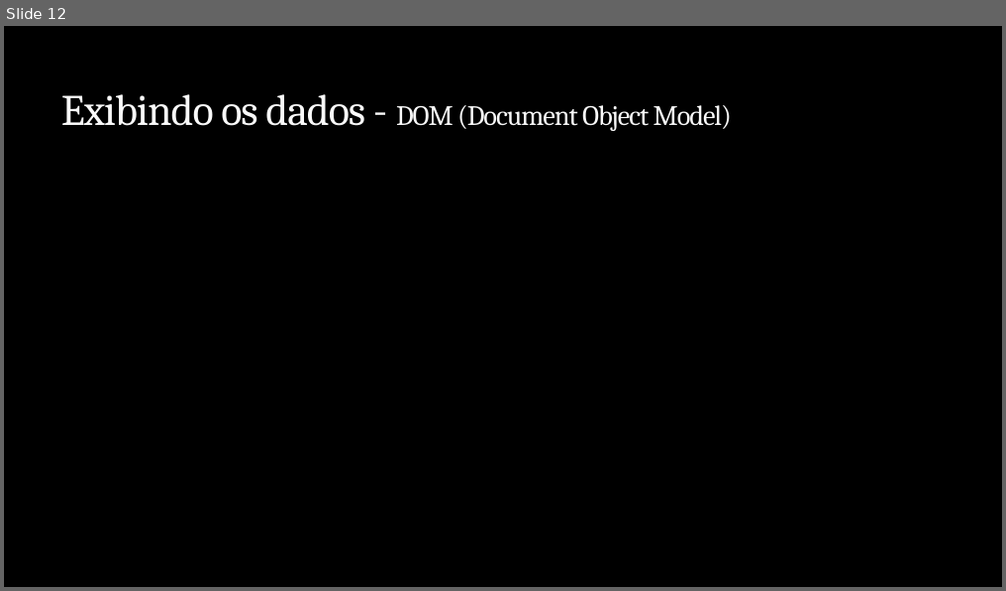
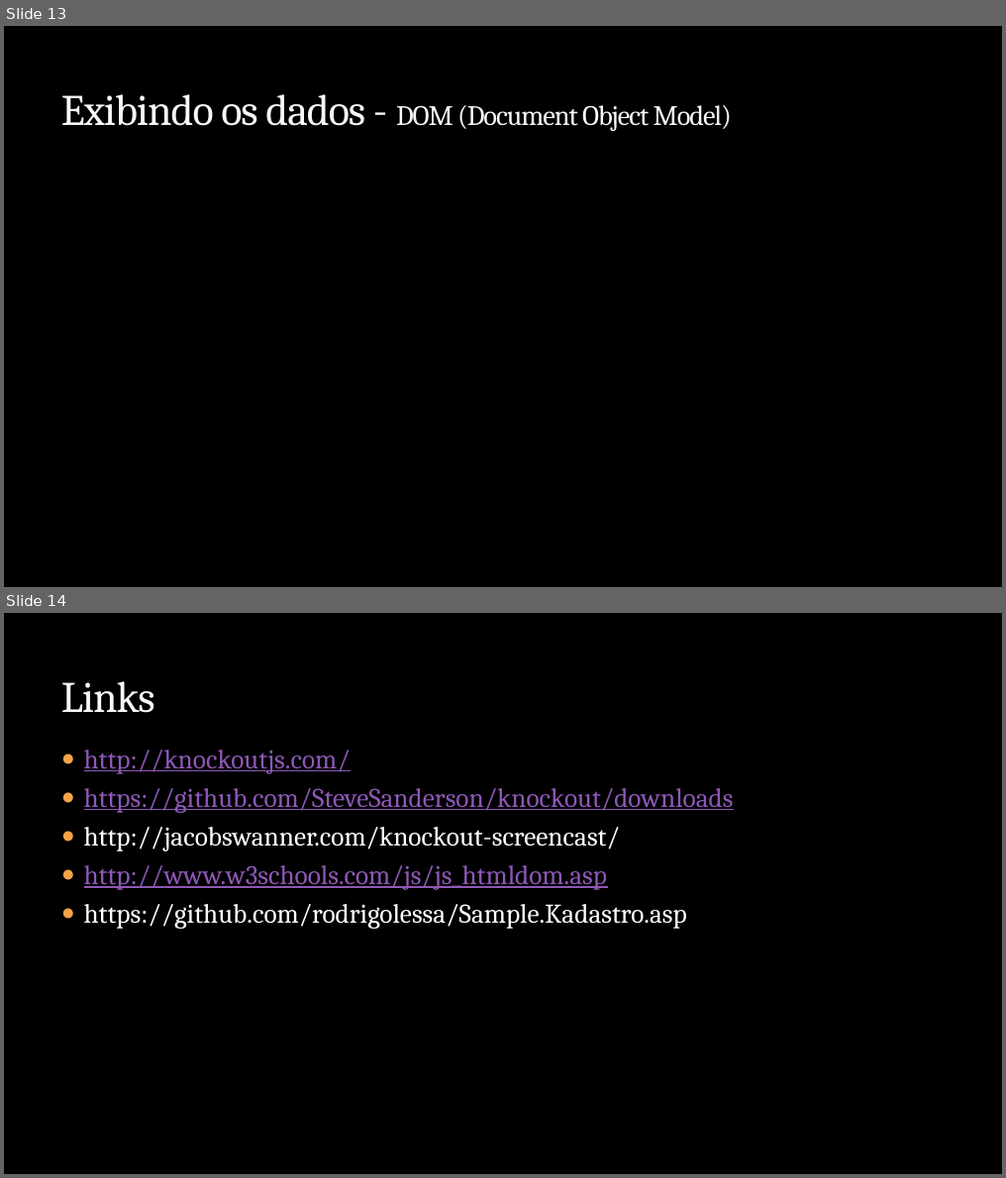
Before and after one commit to rodrigolessa/Sample.Kadastro.Knockout, a slide deck: Apresentacao.Knockout.JS/Knockout.JS.2014.04.pptx. Shown one above the other, each under a label of ours: slide 12 before the commit, slides 13 and 14 after it. The pictures are 1006x591 and 1006x1178 pixels, drawn with LibreOffice and Linux fonts; fonts in the diff are those of the drawing; background and template pictures are left out. Boxes give left, top, right and bottom in pixels: in the first picture for what was removed or moved away, otherwise in the second. Text is boxed around its words. In the diff, an @@ line names an element or a change of style, - is before the commit and + after.

```diff
--- a/Apresentacao.Knockout.JS/Knockout.JS.2014.04.pptx
+++ b/Apresentacao.Knockout.JS/Knockout.JS.2014.04.pptx
@@ slide 14 added at (4, 613, 1002, 1174), background picture (left out) @@
@@ title added at (61, 681, 155, 713), 42 pt, text #F9F9F9 @@
+Links
@@ text added at (84, 750, 734, 929), 26 pt, text #8E58B6, underline @@
+● http://knockoutjs.com/
+● https://github.com/SteveSanderson/knockout/downloads
+● http://jacobswanner.com/knockout-screencast/
+● http://www.w3schools.com/js/js_htmldom.asp
+● https://github.com/rodrigolessa/Sample.Kadastro.asp
@@ what was slide 12 is now slide 13 @@
```
Also in this commit, not shown: 2 slides changed, 1 other slide added, 1 slide removed, 1 other file.
